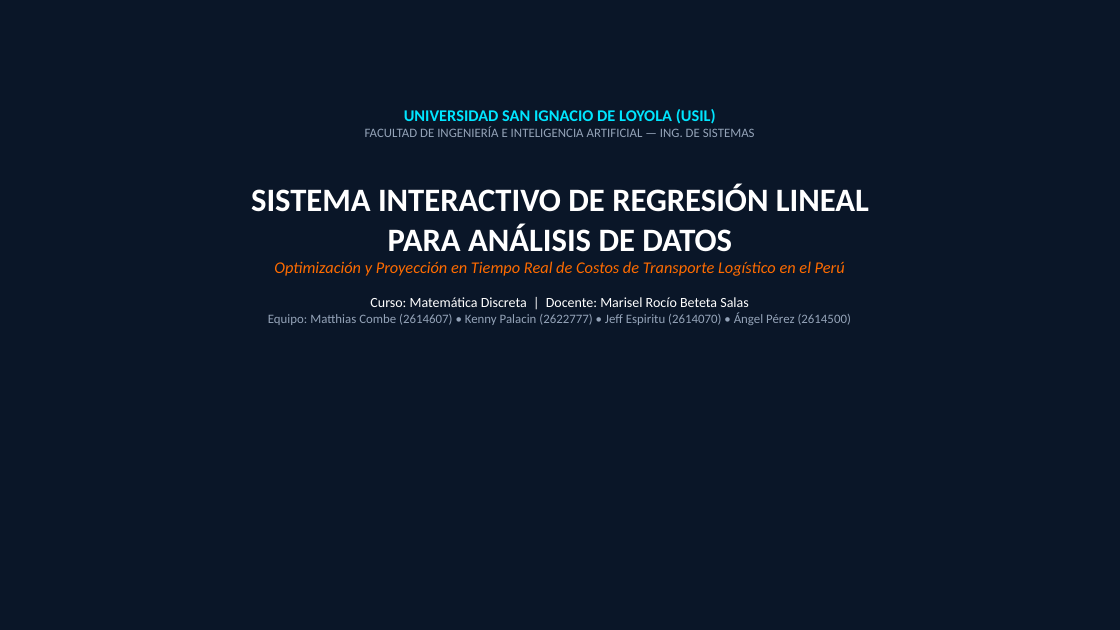
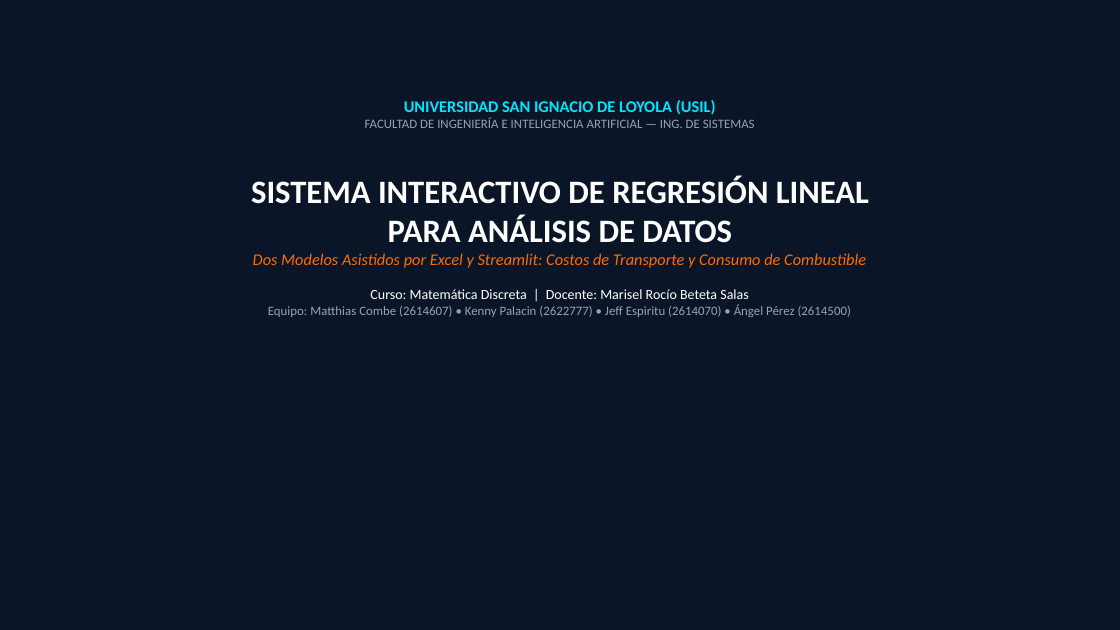
Before and after one commit to Kenny2006-PE/entregable_matematica, a slide deck: slide 1 of 02 Presentación.pptx. Drawn at 1120x630 pixels with LibreOffice and Linux fonts; fonts in the diff are those of the drawing. Boxes give left, top, right and bottom in pixels: in the first picture for what was removed or moved away, otherwise in the second. Text is boxed around its words. In the diff, an @@ line names an element or a change of style, - is before the commit and + after.

Commit message:
feat: Agrega 2 modelos de regresion lineal, Excel de 3 hojas, procesos e interpretacion de pendiente y R2

```diff
--- a/02 Presentación.pptx
+++ b/02 Presentación.pptx
@@ text "UNIVERSIDAD SAN IGNACIO DE LOYOLA ...": place and size @@
-text "UNIVERSIDAD SAN IGNACIO DE LOYOLA ..." at box(251, 109, 869, 325)
+text "UNIVERSIDAD SAN IGNACIO DE LOYOLA ..." at box(251, 100, 869, 317)
@@ text at box(253, 253, 866, 268): text changed @@
-Optimización y Proyección en Tiempo Real de Costos de Transporte Logístico en el Perú
+Dos Modelos Asistidos por Excel y Streamlit: Costos de Transporte y Consumo de Combustible
```
Also in this commit, not shown: 5 slides added, 6 slides removed, 14 other files.
